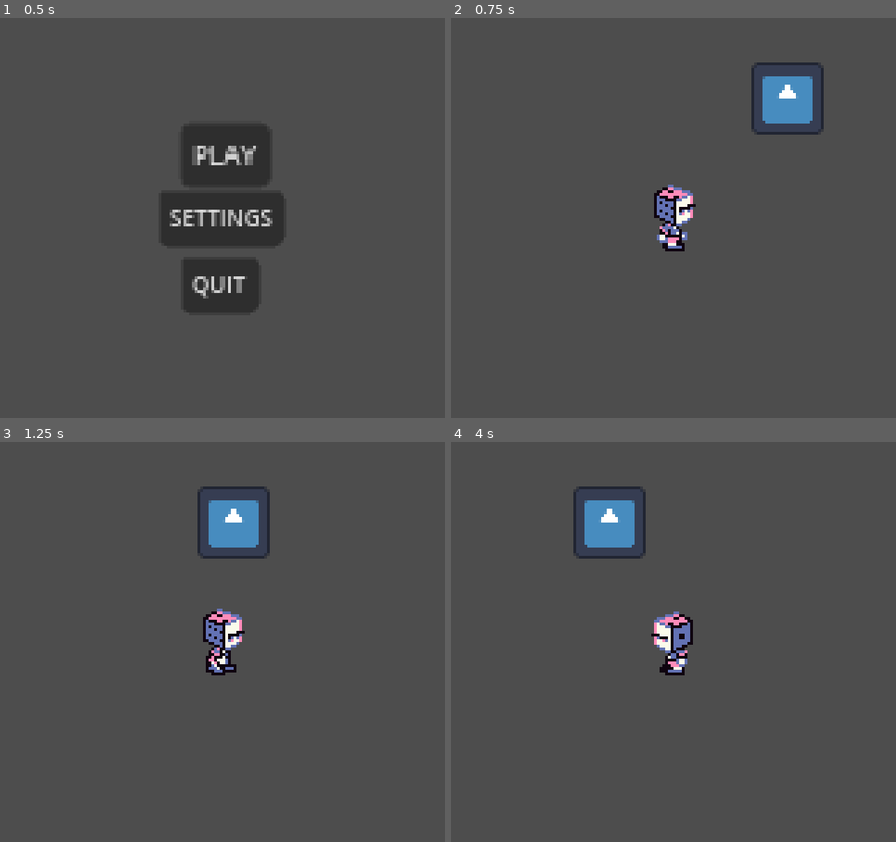
Above: before the commit, frames 1-4 (two rows, left to right).
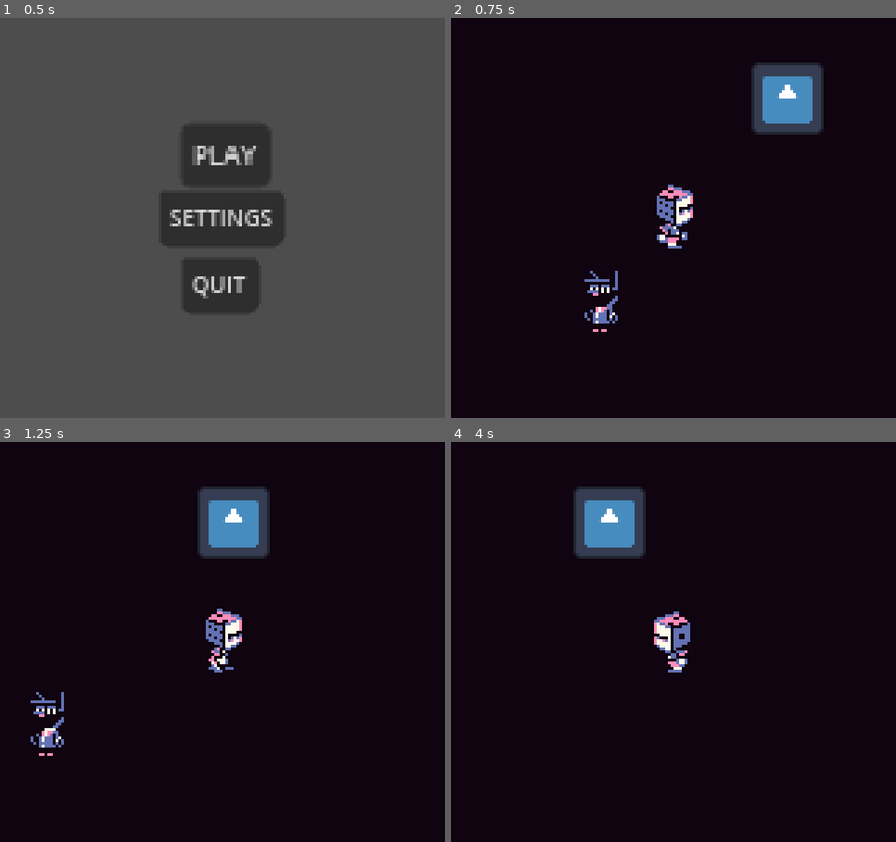
Above: after the commit, the same moments.

Repository: 0xspiderr/gbjam13_gamejam
Game: Godot game, scene res://ui/menus/main_menu.tscn
The game is run twice, just before and just after one commit, with the same random seed, the same clock (stepped at 60 frames per second) and the same inputs. The engine's default icon, where the game draws it, is replaced by a stand-in: a white triangle on a blue panel in a dark square.
Inputs:
- Up to frame 1 (0.5 s): no input
- Up to frame 2 (0.75 s): tap Enter at 0.5 s; hold D (right) from 0.53 s (still down); hold Space (interact) from 0.53 s (still down)
- Up to frame 3 (1.25 s): keep holding D (right); keep holding Space (interact)
- Up to frame 4 (4 s): release D (right) at 1.28 s; release Space (interact) at 1.28 s; hold S (down) 1.28-2.03 s; tap Space (interact) at 1.35, 2.85 s; hold D (right) 2.03-2.78 s; hold Space (interact) 2.03-2.78 s; hold W (up) 2.78-3.53 s; hold A (left) from 3.53 s (still down); hold Space (interact) from 3.53 s (still down)

Frame 1 is identical in both runs. In frame 2, 96% of the frame differs, in the area x 0-100%, y 0-100%; in frame 3, 96%; in frame 4, 96%.

Commit message:
started working on npc system

Diff:
--- /dev/null
+++ b/resources/npcs/cat_vendor_npc.tres
@@ -0,0 +1,67 @@
+[gd_resource type="Resource" script_class="NpcStats" load_steps=11 format=3 uid="uid://cd4wgr2wxoeh3"]
+
+[ext_resource type="Texture2D" uid="uid://n7m4whfvks0q" path="res://assets/sprites/characters/black-cat-idle.png" id="1_cyu4g"]
+[ext_resource type="Script" uid="uid://c6dabu5biw7gj" path="res://resources/npcs/npc_stats.gd" id="1_t1qjg"]
+
+[sub_resource type="AtlasTexture" id="AtlasTexture_cyu4g"]
+atlas = ExtResource("1_cyu4g")
+region = Rect2(0, 0, 12, 24)
+
+[sub_resource type="AtlasTexture" id="AtlasTexture_10a52"]
+atlas = ExtResource("1_cyu4g")
+region = Rect2(12, 0, 12, 24)
+
+[sub_resource type="AtlasTexture" id="AtlasTexture_jhmy6"]
+atlas = ExtResource("1_cyu4g")
+region = Rect2(24, 0, 12, 24)
+
+[sub_resource type="AtlasTexture" id="AtlasTexture_qrt1d"]
+atlas = ExtResource("1_cyu4g")
+region = Rect2(36, 0, 12, 24)
+
+[sub_resource type="AtlasTexture" id="AtlasTexture_uqqge"]
+atlas = ExtResource("1_cyu4g")
+region = Rect2(48, 0, 12, 24)
+
+[sub_resource type="AtlasTexture" id="AtlasTexture_mu5pb"]
+atlas = ExtResource("1_cyu4g")
+region = Rect2(60, 0, 12, 24)
+
+[sub_resource type="AtlasTexture" id="AtlasTexture_76bvy"]
+atlas = ExtResource("1_cyu4g")
+region = Rect2(72, 0, 12, 24)
+
+[sub_resource type="SpriteFrames" id="SpriteFrames_d87uy"]
+animations = [{
+"frames": [{
+"duration": 1.0,
+"texture": SubResource("AtlasTexture_cyu4g")
+}, {
+"duration": 1.0,
+"texture": SubResource("AtlasTexture_10a52")
+}, {
+"duration": 1.0,
+"texture": SubResource("AtlasTexture_jhmy6")
+}, {
+"duration": 1.0,
+"texture": SubResource("AtlasTexture_qrt1d")
+}, {
+"duration": 1.0,
+"texture": SubResource("AtlasTexture_uqqge")
+}, {
+"duration": 1.0,
+"texture": SubResource("AtlasTexture_mu5pb")
+}, {
+"duration": 1.0,
+"texture": SubResource("AtlasTexture_76bvy")
+}],
+"loop": true,
+"name": &"idle",
+"speed": 8.0
+}]
+
+[resource]
+script = ExtResource("1_t1qjg")
+name = "Cat Vendor"
+sprite_frames = SubResource("SpriteFrames_d87uy")
+metadata/_custom_type_script = "uid://c6dabu5biw7gj"
--- /dev/null
+++ b/resources/npcs/npc_stats.gd
@@ -0,0 +1,6 @@
+class_name NpcStats
+extends Resource
+
+
+@export var name: String
+@export var sprite_frames: SpriteFrames
--- a/scenes/levels/level0.tscn
+++ b/scenes/levels/level0.tscn
@@ -1,10 +1,11 @@
-[gd_scene load_steps=14 format=4 uid="uid://c6onavsfv4e3e"]
+[gd_scene load_steps=15 format=4 uid="uid://c6onavsfv4e3e"]
 
 [ext_resource type="PackedScene" uid="uid://byvrh5g6p20lk" path="res://scenes/player/player.tscn" id="1_cperm"]
 [ext_resource type="Texture2D" uid="uid://bnkinl3gpn5xl" path="res://assets/tilesets/animated_obj/pocanele.png" id="2_5kr0j"]
 [ext_resource type="PackedScene" uid="uid://cp6enqfwfeyu7" path="res://scenes/enemy/enemy.tscn" id="2_hghvf"]
 [ext_resource type="Texture2D" uid="uid://d15rlcvvxg4yi" path="res://assets/tilesets/casino_tileset/tileset.png" id="3_hghvf"]
 [ext_resource type="Texture2D" uid="uid://b5ynhu5a7jae6" path="res://assets/tilesets/animated_obj/cash-booth.png" id="3_ry65h"]
+[ext_resource type="PackedScene" uid="uid://mlu3i7nhaelg" path="res://scenes/npcs/npc.tscn" id="6_d0grl"]
 
 [sub_resource type="TileSetAtlasSource" id="TileSetAtlasSource_5kr0j"]
 texture = ExtResource("3_hghvf")
@@ -284,6 +285,13 @@
 
 [node name="Level0" type="Node2D"]
 
+[node name="ColorRect" type="ColorRect" parent="."]
+offset_left = -534.0
+offset_top = -386.0
+offset_right = 758.0
+offset_bottom = 603.0
+color = Color(0.0588235, 0.0156863, 0.0588235, 1)
+
 [node name="CasinoTilemapLayer" type="TileMapLayer" parent="."]
 texture_filter = 1
 scale = Vector2(1, 1.01044)
@@ -303,3 +311,6 @@
 
 [node name="Enemy" parent="." instance=ExtResource("2_hghvf")]
 position = Vector2(135, 29)
+
+[node name="Npc" parent="." instance=ExtResource("6_d0grl")]
+position = Vector2(68, 102)
--- /dev/null
+++ b/scenes/npcs/npc.gd
@@ -0,0 +1,12 @@
+class_name NPC
+extends CharacterBody2D
+
+
+@export var npc_stats: NpcStats
+@onready var npc_sprite: AnimatedSprite2D = $NpcSprite
+
+
+func _ready() -> void:
+	npc_sprite.sprite_frames = npc_stats.sprite_frames
+	npc_sprite.animation = &"idle"
+	npc_sprite.play(&"idle")
--- /dev/null
+++ b/scenes/npcs/npc.tscn
@@ -0,0 +1,15 @@
+[gd_scene load_steps=4 format=3 uid="uid://mlu3i7nhaelg"]
+
+[ext_resource type="Script" uid="uid://dydo2x7362ptg" path="res://scenes/npcs/npc.gd" id="1_ivh6b"]
+[ext_resource type="Resource" uid="uid://cd4wgr2wxoeh3" path="res://resources/npcs/cat_vendor_npc.tres" id="2_m5fb5"]
+
+[sub_resource type="RectangleShape2D" id="RectangleShape2D_ivh6b"]
+
+[node name="Npc" type="CharacterBody2D"]
+script = ExtResource("1_ivh6b")
+npc_stats = ExtResource("2_m5fb5")
+
+[node name="NpcSprite" type="AnimatedSprite2D" parent="."]
+
+[node name="CollisionShape2D" type="CollisionShape2D" parent="."]
+shape = SubResource("RectangleShape2D_ivh6b")
--- a/scenes/player/player.gd
+++ b/scenes/player/player.gd
@@ -13,7 +13,7 @@
 	pass
 
 
-func _physics_process(delta: float) -> void:
+func _physics_process(_delta: float) -> void:
 	# dont process player character move input if in combat.
 	if PlayerData.is_in_combat:
 		return
Not shown, added: resources/npcs/npc_stats.gd.uid
Not shown, added: scenes/npcs/npc.gd.uid
